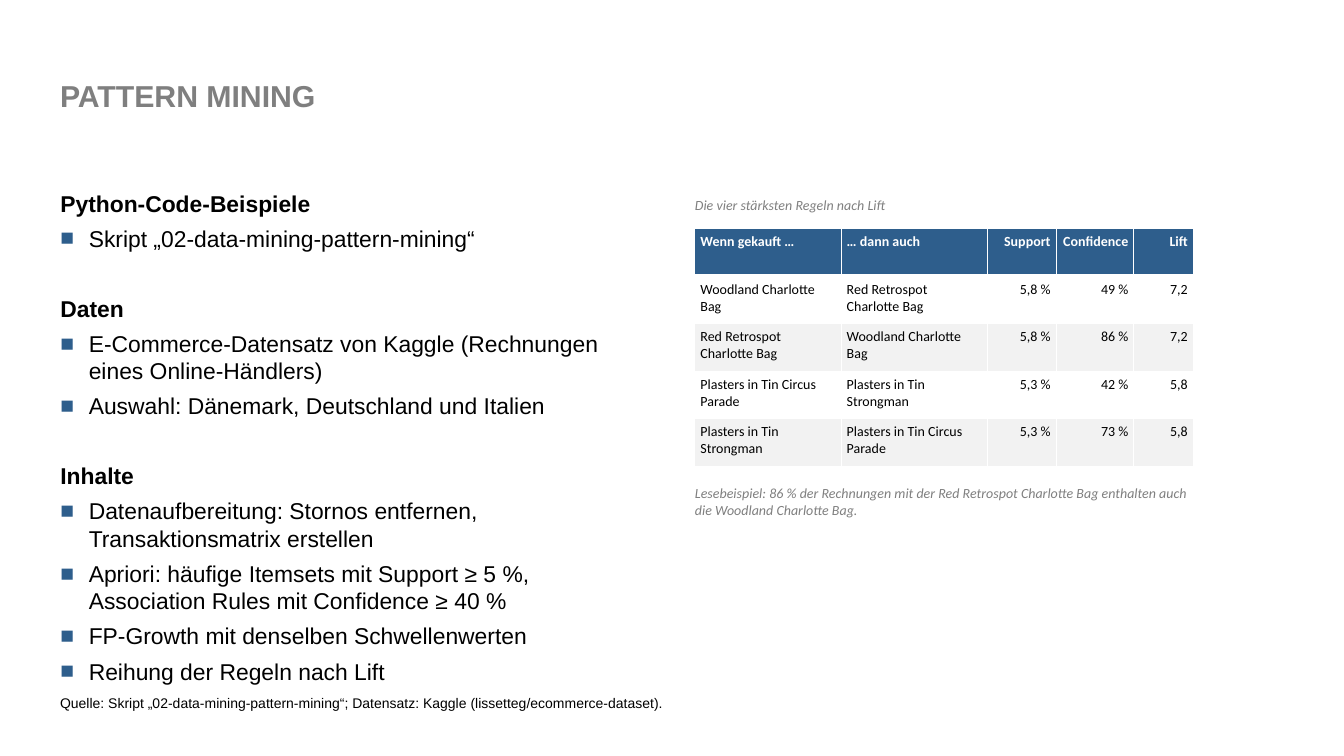
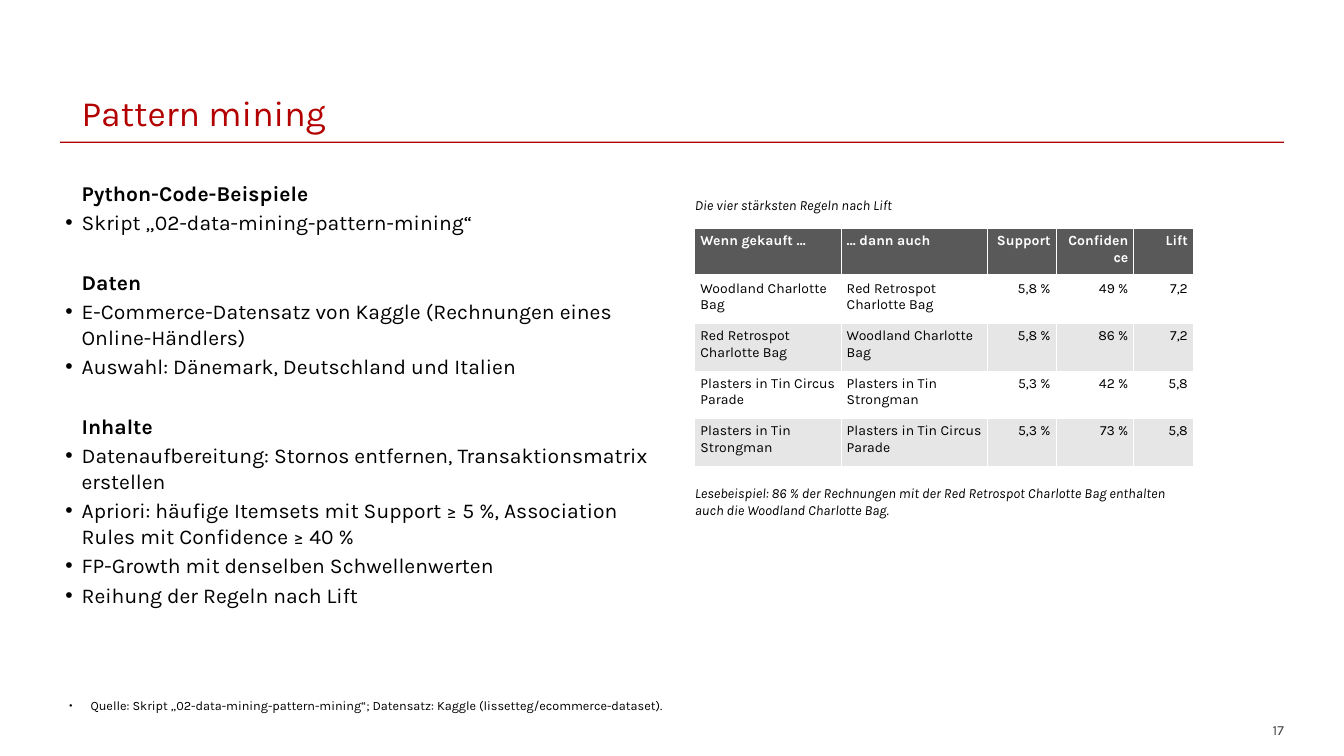
Before and after one commit to franzmohr/intro-data-mining-de, a slide deck: slide 17 of data-mining.odp. Drawn at 1344x756 pixels with LibreOffice and Linux fonts; fonts in the diff are those of the drawing. Boxes give left, top, right and bottom in pixels: in the first picture for what was removed or moved away, otherwise in the second. Text is boxed around its words. In the diff, an @@ line names an element or a change of style, - is before the commit and + after.

```diff
--- a/data-mining.odp
+++ b/data-mining.odp
@@ title "Pattern mining" at (82,101,325,134): vertical alignment middle to bottom @@
@@ title at (82,101,325,134): text changed; size 23.8 to 28 pt; font Arial to Karla; text colour #7F7F7F to #B30000; bold off @@
-PATTERN MINING
+Pattern mining
@@ line added from (60, 143) to (1284, 143), #B30000 0.99 pt @@
@@ text "Python-Code-Beispiele" at (82,186,648,608): size 18 to 16.6 pt, font Arial to Karla; indent changed; less space between paragraphs; bullet ■ to •; bullet colour #2E5E8C to #000000 @@
@@ text "Die vier stärksten Regeln nach ..." at (695,200,892,214): font Calibri to Karla, text colour #7F7F7F to #000000 @@
@@ table at (695,229,1193,466) @@
@@ fill #2E5E8C to #595959 in row 1 @@
@@ fill #F2F2F2 to #E7E6E6 in 10 cells @@
@@ font Calibri to Karla @@
@@ text "Lesebeispiel: 86 % der Rechnungen ..." at (695,488,1165,519): font Calibri to Karla, text colour #7F7F7F to #000000 @@
@@ text "Quelle: Skript „02-data-mining-pattern-mining“; Datensatz: K ...": place and size @@
-text "Quelle: Skript „02-data-mining-pattern-mining“; Datensatz: K ..." at (60,698,663,711)
+text "Quelle: Skript „02-data-mining-pattern-mining“; Datensatz: K ..." at (91,700,662,713)
@@ text "Quelle: Skript „02-data-mining-pattern-mining“; Datensatz: K ..." at (91,700,662,713): size 11 to 10 pt, font Arial to Karla; bullet none to ●; less space between paragraphs @@
@@ page number added at (1273,726,1284,735), 11 pt, text #404040 @@
+17
```
Also in this commit, not shown: 31 other slides changed.
